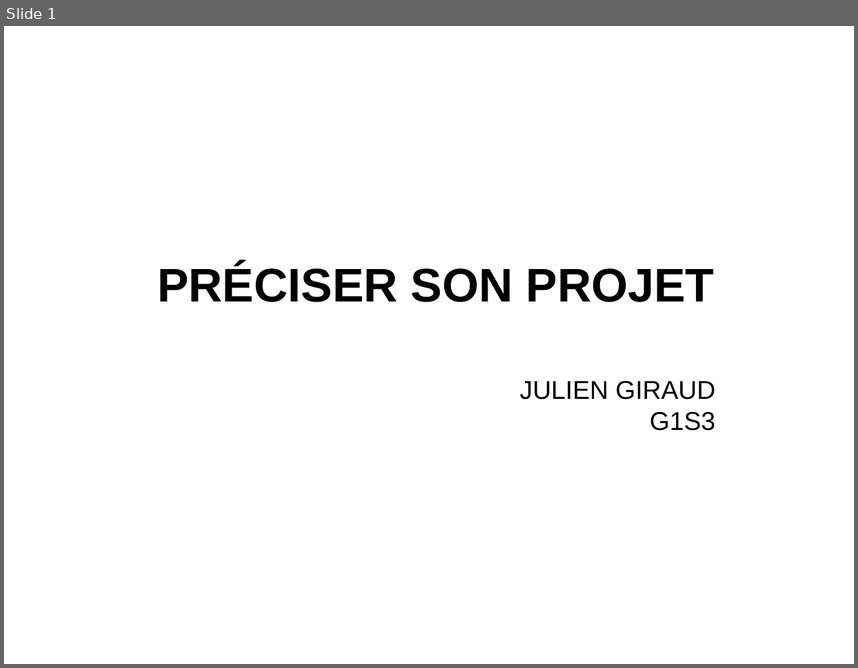
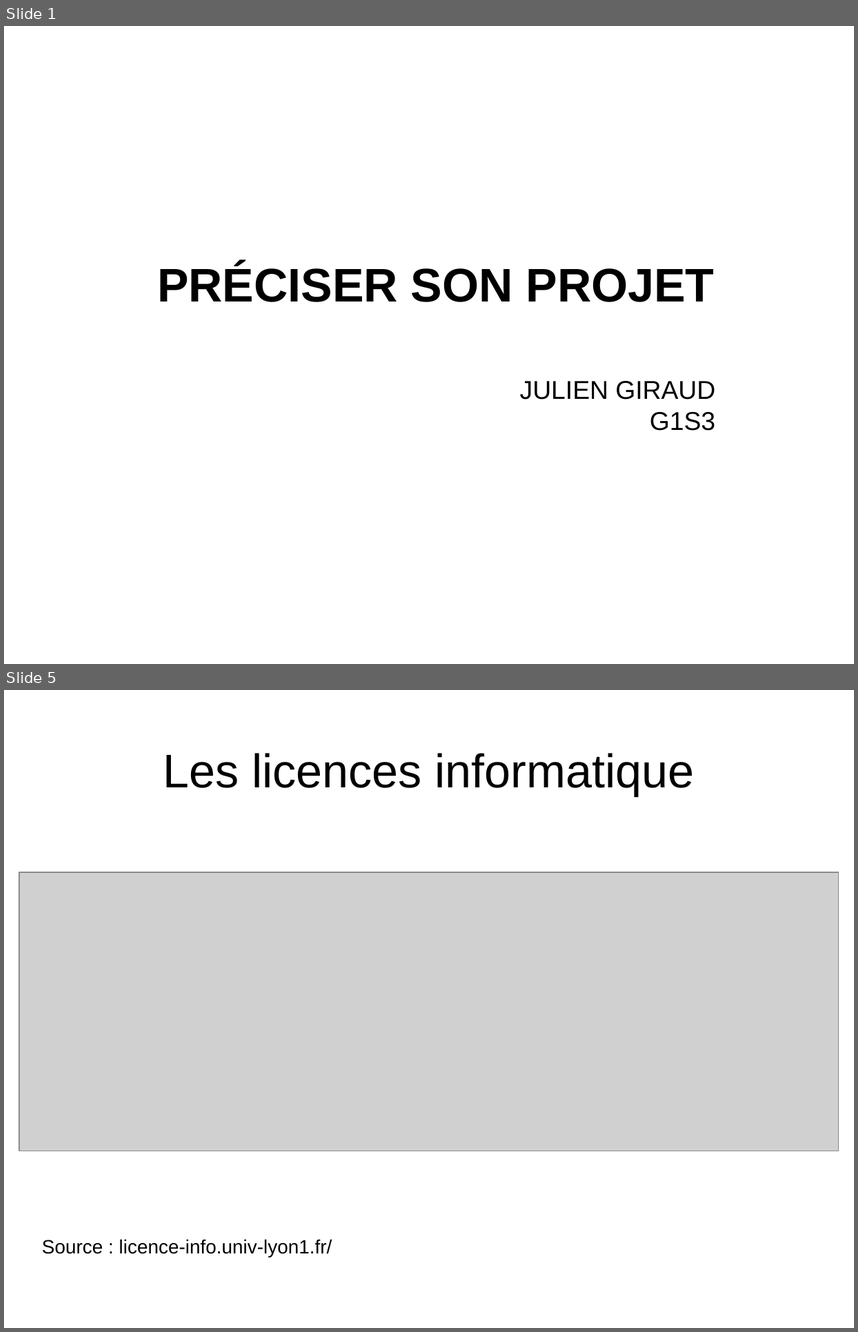
Before and after one commit to hana69200/Cours, a slide deck: S3/Com - PPP/PPP.odp. Shown one above the other, each under a label of ours: slide 1 before the commit, slides 1 and 5 after it; the slides between them are not shown. The pictures are 858x668 and 858x1332 pixels, drawn with LibreOffice and Linux fonts; fonts in the diff are those of the drawing; grey boxes stand for pictures. Boxes give left, top, right and bottom in pixels: in the first picture for what was removed or moved away, otherwise in the second. Text is boxed around its words. In the diff, an @@ line names an element or a change of style, - is before the commit and + after.

```diff
--- a/S3/Com - PPP/PPP.odp
+++ b/S3/Com - PPP/PPP.odp
@@ slide 5 added at (4, 690, 854, 1328), background #FFFFFF @@
@@ title added at (163, 753, 695, 796), 44 pt, text #000000 @@
+Les licences informatique
@@ picture added at (19, 872, 840, 1150) @@
@@ text added at (42, 1239, 332, 1256), 18 pt, text #000000 @@
+Source : licence-info.univ-lyon1.fr/
```
Also in this commit, not shown: 3 slides changed, 2 other slides added, 3 other files.
